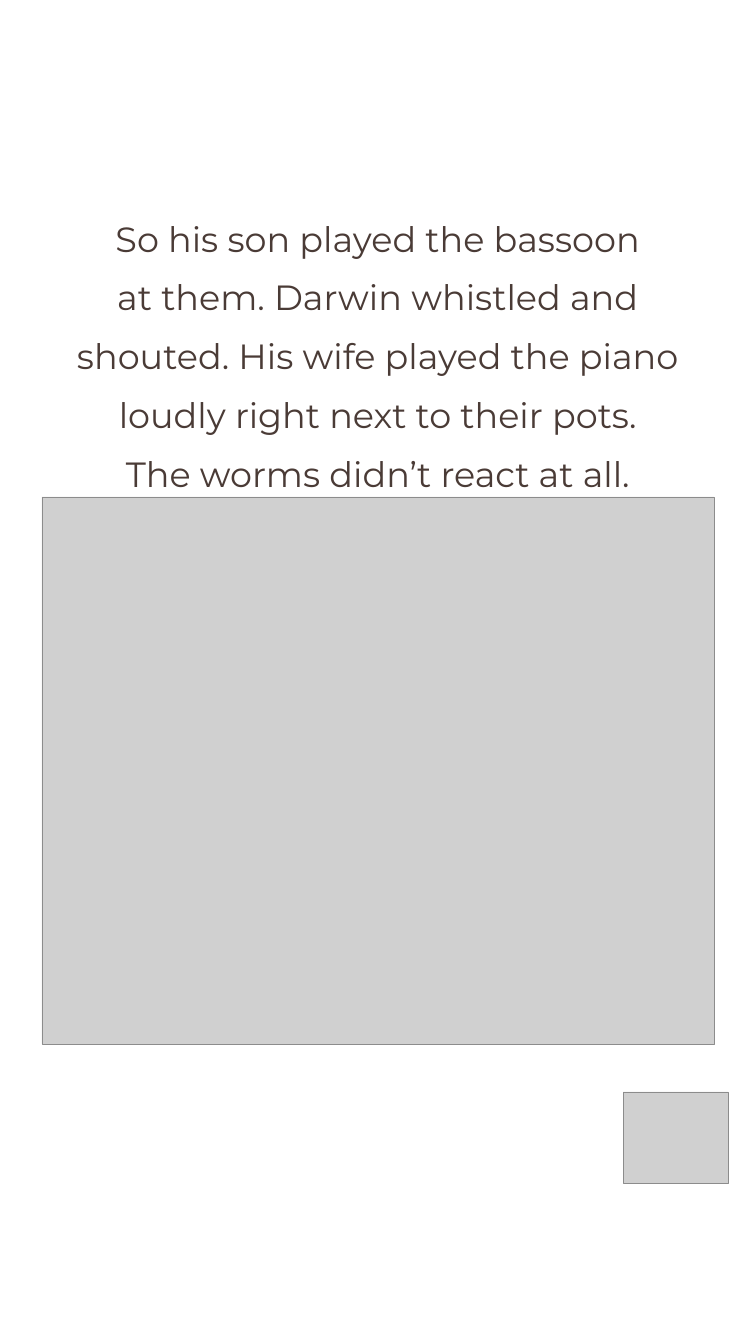
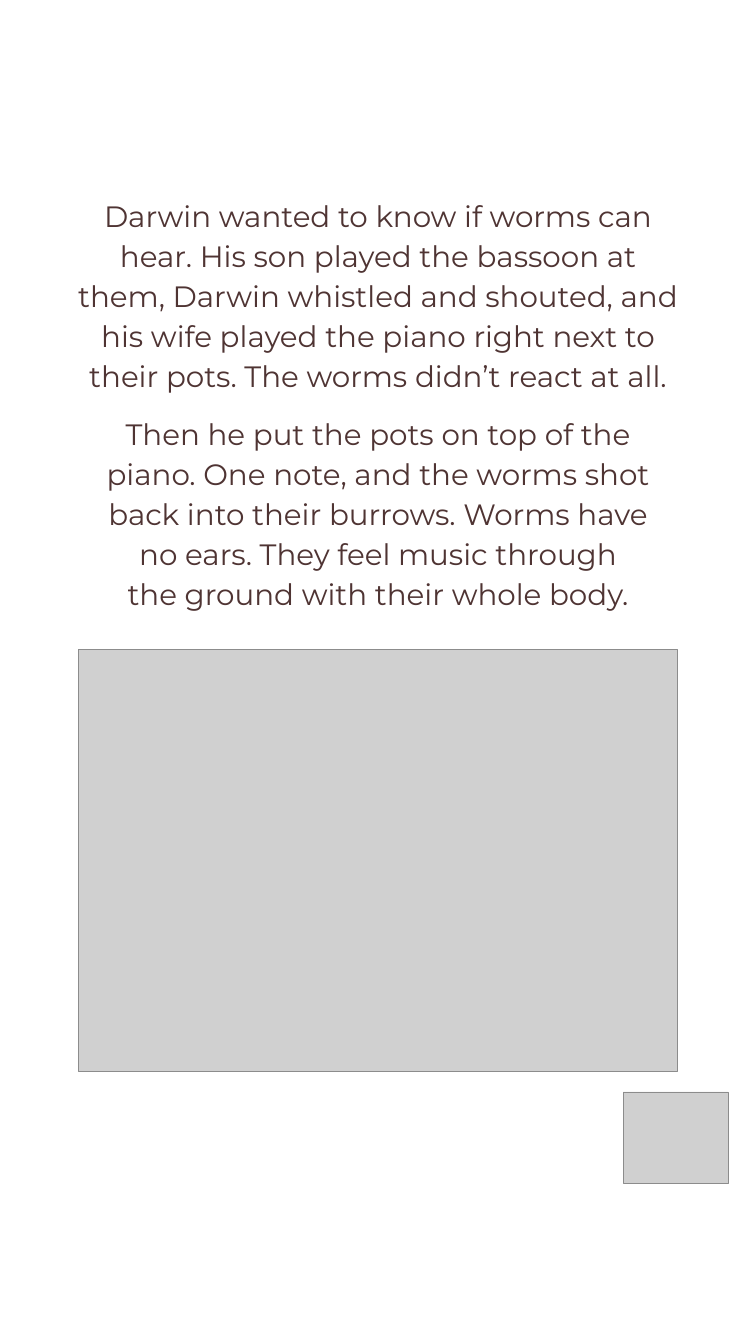
Before and after one commit to linneamoritznyc/final-SFWsite-Linnea, a slide deck: slide 2 of social/earthworm-day-2026-10-21/21-10-2026-wed-ig-story-earthworm.pptx (slide 4 before the commit). Drawn at 756x1344 pixels with LibreOffice and Linux fonts; fonts in the diff are those of the drawing; grey boxes stand for pictures. Boxes give left, top, right and bottom in pixels: in the first picture for what was removed or moved away, otherwise in the second. Text is boxed around its words. In the diff, an @@ line names an element or a change of style, - is before the commit and + after.

```diff
--- a/social/earthworm-day-2026-10-21/21-10-2026-wed-ig-story-earthworm.pptx
+++ b/social/earthworm-day-2026-10-21/21-10-2026-wed-ig-story-earthworm.pptx
@@ text at (78, 205, 678, 393): text changed; size 37.5 to 31.5 pt; text colour #4A3B36 to #4F3433 @@
-So his son played the bassoon
-at them. Darwin whistled and
-shouted. His wife played the piano
-loudly right next to their pots.
-The worms didn’t react at all.
+Darwin wanted to know if worms can
+hear. His son played the bassoon at
+them, Darwin whistled and shouted, and
+his wife played the piano right next to
+their pots. The worms didn’t react at all.
@@ text added at (107, 423, 650, 611), 31.5 pt, text #4F3433 @@
+Then he put the pots on top of the
+piano. One note, and the worms shot
+back into their burrows. Worms have
+no ears. They feel music through
+the ground with their whole body.
@@ picture: place and size @@
-picture at (42, 497, 714, 1044)
+picture at (79, 649, 677, 1071)
```
Also in this commit, not shown: 2 other slides changed, 1 slide added, 6 slides removed, 30 other files.
